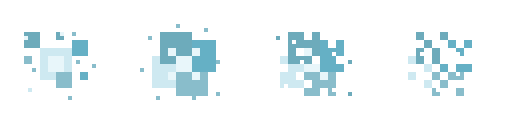
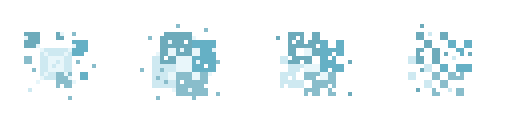
Before/after of a 512×128 layered artwork. What changed in the layer stack:
removed layer "Layer 2" over [36, 32, 216, 92]
painted on "Layer 0" over [36, 24, 472, 96]
